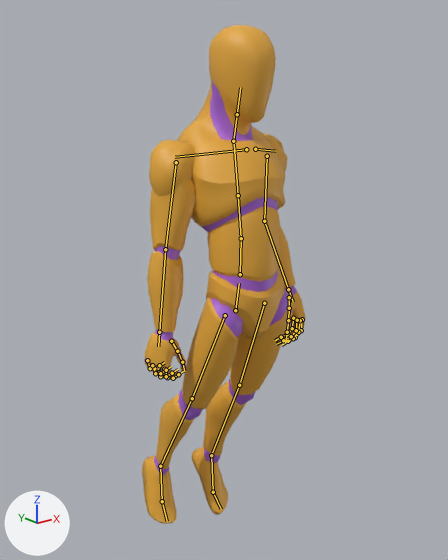
What one commit did to the glTF model assets/humanoid/humanoid_clips.glb.
Both versions are drawn from a 50 mm camera at (-1.277, -1.549, 1.984) aimed at (0.015, 0.065, 1.338). Arrows for +X, +Y and +Z are at lower left; the lights stay in place. The picture after the commit comes second. Both versions are drawn at frame 25 of the action 'Takeoff'; the numbers are the values there. The bones that change, and the others that lie on the model, are drawn over the model as lines.

In view in the first picture: 'Mannequin'.
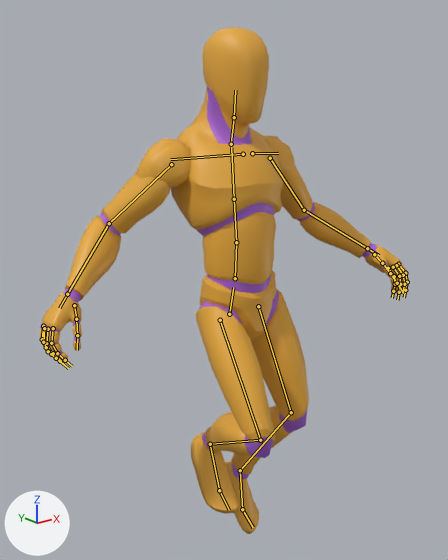
What differs and where, as boxes (x1, y1, x2, y2) in the pictures (448 x 560 px):
'Mannequin', posed (124% wider)
    before: (142, 25, 306, 524)
    after: (40, 27, 408, 534)
bone 'pelvis', root to tip
    before: (235, 310) to (239, 283)
    after: (229, 314) to (233, 287)
bone 'spine_01', root to tip
    before: (240, 274) to (241, 238)
    after: (235, 278) to (236, 242)
bone 'spine_02', root to tip
    before: (241, 238) to (238, 195)
    after: (236, 242) to (234, 199)
bone 'spine_03', root to tip
    before: (238, 195) to (234, 144)
    after: (234, 199) to (231, 147)
bone 'clavicle_l', root to tip
    before: (255, 149) to (275, 151)
    after: (252, 153) to (278, 153)
bone 'upperarm_l', root to tip
    before: (267, 156) to (264, 221)
    after: (270, 158) to (304, 210)
bone 'lowerarm_l', root to tip
    before: (264, 221) to (288, 289)
    after: (304, 210) to (367, 248)
bone 'index_02_l', root to tip
    before: (301, 330) to (295, 337)
    after: (405, 273) to (407, 282)
bone 'middle_02_l', root to tip
    before: (298, 332) to (293, 338)
    after: (403, 275) to (404, 284)
bone 'pinky_03_l', root to tip
    before: (287, 334) to (281, 337)
    after: (395, 284) to (393, 291)
bone 'ring_02_l', root to tip
    before: (296, 330) to (291, 336)
    after: (399, 276) to (400, 284)
bone 'upperarm_r', root to tip
    before: (176, 162) to (165, 249)
    after: (171, 164) to (109, 223)
bone 'lowerarm_r', root to tip
    before: (165, 249) to (159, 332)
    after: (109, 223) to (67, 294)
bone 'index_01_r', root to tip
    before: (164, 369) to (167, 377)
    after: (53, 328) to (51, 343)
bone 'index_03_r', root to tip
    before: (173, 378) to (178, 374)
    after: (57, 353) to (65, 360)
bone 'middle_01_r', root to tip
    before: (158, 368) to (160, 376)
    after: (48, 329) to (46, 343)
bone 'middle_03_r', root to tip
    before: (166, 376) to (172, 373)
    after: (51, 354) to (60, 361)
bone 'pinky_01_r', root to tip
    before: (147, 360) to (150, 368)
    after: (43, 326) to (42, 339)
bone 'ring_01_r', root to tip
    before: (152, 365) to (155, 373)
    after: (44, 328) to (43, 342)
bone 'ring_03_r', root to tip
    before: (160, 373) to (166, 370)
    after: (48, 351) to (56, 358)
bone 'neck_01', root to tip
    before: (233, 141) to (237, 114)
    after: (231, 144) to (234, 117)
bone 'Head', root to tip
    before: (237, 114) to (240, 87)
    after: (234, 117) to (235, 90)
bone 'thigh_l', root to tip
    before: (264, 303) to (239, 385)
    after: (258, 306) to (291, 412)
bone 'calf_l', root to tip
    before: (239, 385) to (212, 452)
    after: (291, 412) to (240, 470)
bone 'foot_l', root to tip
    before: (211, 455) to (213, 492)
    after: (240, 470) to (242, 509)
bone 'thigh_r', root to tip
    before: (225, 315) to (192, 398)
    after: (220, 320) to (260, 440)
bone 'calf_r', root to tip
    before: (192, 398) to (161, 465)
    after: (260, 440) to (210, 444)
bone 'foot_r', root to tip
    before: (160, 466) to (162, 501)
    after: (210, 444) to (219, 490)

The edits, one by one:
Bone 'pelvis' (bone_pelvis) moves from (0.011, 0.331, -0.029) to (-0.011, 0.321, -0.032).
Bone 'pelvis' (bone_pelvis) turns from (-4, 1, 1) to (-2, 4, 0) degrees about its own x, y and z.
Bone 'spine_01' (bone_spine_01) turns from (-1, 0, -1) to (-1, -2, -1) degrees about its own x, y and z.
Bone 'spine_02' (bone_spine_02) turns from (-1, 0, -1) to (-1, -1, -1) degrees about its own x, y and z.
Bone 'spine_03' (bone_spine_03) turns from (-1, 0, -1) to (-1, -1, -1) degrees about its own x, y and z.
Bone 'clavicle_l' (bone_clavicle_l) turns from (-3, 1, 0) to (-2, 1, -4) degrees about its own x, y and z.
Bone 'upperarm_l' (bone_upperarm_l) turns from (-25, 17, -77) to (-8, -6, -44) degrees about its own x, y and z.
Bone 'lowerarm_l' (bone_lowerarm_l) turns from (45, 0, 0) to (42, 0, 0) degrees about its own x, y and z.
Bone 'index_02_l' (bone_index_02_l) turns from (35, 0, 0) to (31, 0, 0) degrees about its own x, y and z.
Bone 'middle_02_l' (bone_middle_02_l) turns from (35, 0, 0) to (31, 0, 0) degrees about its own x, y and z.
Bone 'pinky_03_l' (bone_pinky_03_l) turns from (21, 0, 0) to (19, 0, 0) degrees about its own x, y and z.
Bone 'ring_02_l' (bone_ring_02_l) turns from (35, 0, 0) to (31, 0, 0) degrees about its own x, y and z.
Bone 'upperarm_r' (bone_upperarm_r) turns from (-8, -23, 81) to (-30, 3, 43) degrees about its own x, y and z.
Bone 'lowerarm_r' (bone_lowerarm_r) turns from (2, 0, 0) to (45, 0, 0) degrees about its own x, y and z.
Bone 'index_01_r' (bone_index_01_r) turns from (32, 0, 0) to (27, 0, 0) degrees about its own x, y and z.
Bone 'index_03_r' (bone_index_03_r) turns from (25, 0, 0) to (21, 0, 0) degrees about its own x, y and z.
Bone 'middle_01_r' (bone_middle_01_r) turns from (32, 0, 0) to (27, 0, 0) degrees about its own x, y and z.
Bone 'middle_03_r' (bone_middle_03_r) turns from (25, 0, 0) to (21, 0, 0) degrees about its own x, y and z.
Bone 'pinky_01_r' (bone_pinky_01_r) turns from (32, 0, 0) to (27, 0, 0) degrees about its own x, y and z.
Bone 'ring_01_r' (bone_ring_01_r) turns from (32, 0, 0) to (27, 0, 0) degrees about its own x, y and z.
Bone 'ring_03_r' (bone_ring_03_r) turns from (25, 0, 0) to (21, 0, 0) degrees about its own x, y and z.
Bone 'neck_01' (bone_neck_01) turns from (7, 1, 0) to (3, 1, 0) degrees about its own x, y and z.
Bone 'Head' (bone_head) turns from (8, 1, 1) to (4, 1, 0) degrees about its own x, y and z.
Bone 'thigh_l' (bone_thigh_l) turns from (25, -11, -6) to (-16, -10, -4) degrees about its own x, y and z.
Bone 'calf_l' (bone_calf_l) turns from (-1, 0, 0) to (49, 0, 0) degrees about its own x, y and z.
Bone 'foot_l' (bone_foot_l) moves from (0.0, 0.009, 0.018) to (0.0, 0.0, 0.0).
Bone 'foot_l' (bone_foot_l) turns from (36, 0, 10) to (23, 2, 7) degrees about its own x, y and z.
Bone 'thigh_r' (bone_thigh_r) turns from (29, 13, 11) to (-37, 14, 0) degrees about its own x, y and z.
Bone 'calf_r' (bone_calf_r) turns from (-1, 0, 0) to (93, 0, 0) degrees about its own x, y and z.
Bone 'foot_r' (bone_foot_r) moves from (0.0, 0.004, 0.007) to (0.0, 0.0, 0.0).
Bone 'foot_r' (bone_foot_r) turns from (38, 3, -10) to (-17, -3, 1) degrees about its own x, y and z.
